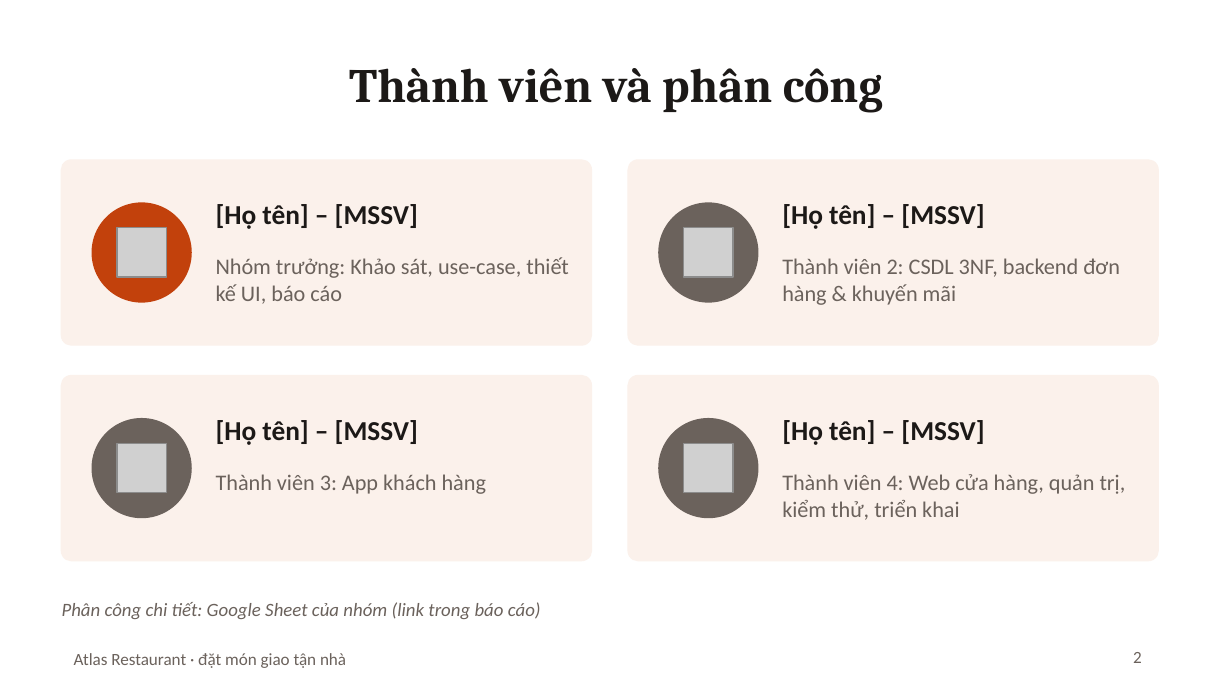
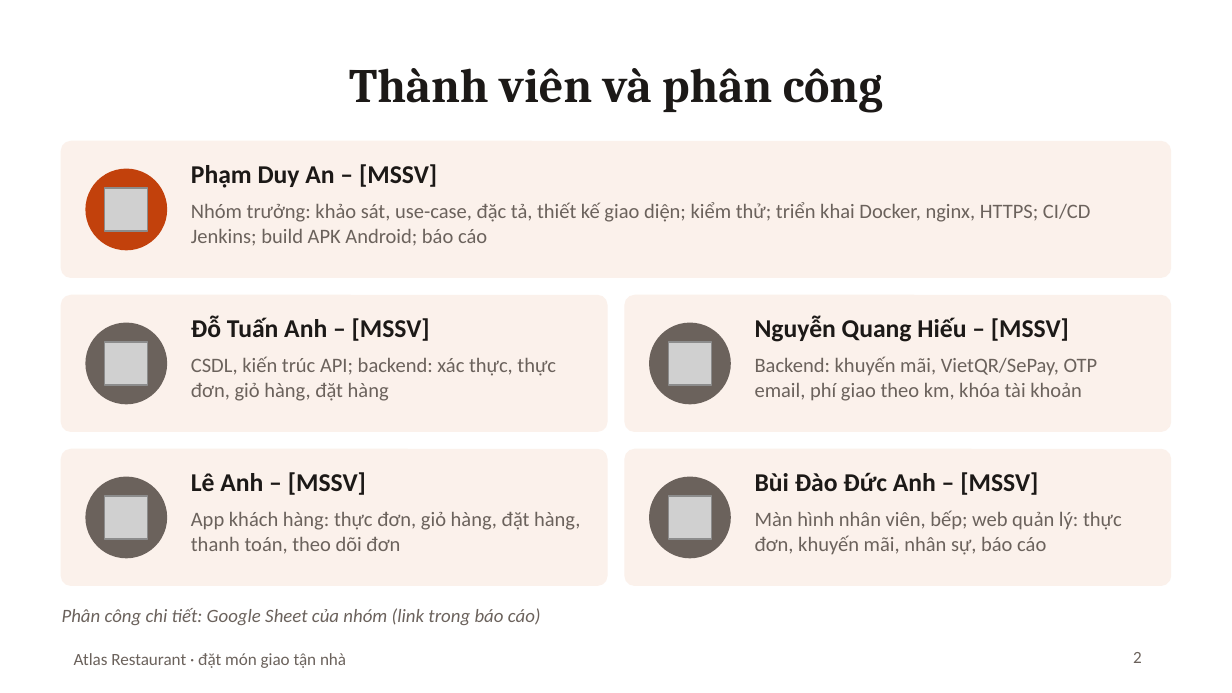
Before and after one commit to Anpham120/restaurant-ordering-mobile, a slide deck: slide 2 of docs/Slide_BTL_AtlasRestaurant.pptx. Drawn at 1232x693 pixels with LibreOffice and Linux fonts; fonts in the diff are those of the drawing; grey boxes stand for pictures. Boxes give left, top, right and bottom in pixels: in the first picture for what was removed or moved away, otherwise in the second. Text is boxed around its words. In the diff, an @@ line names an element or a change of style, - is before the commit and + after.

```diff
--- a/docs/Slide_BTL_AtlasRestaurant.pptx
+++ b/docs/Slide_BTL_AtlasRestaurant.pptx
@@ rounded rectangle added at (x1=62, y1=142, x2=1170, y2=277), fill #FBF1EB, outline #FBF1EB 1 pt @@
@@ ellipse resized from (x1=92, y1=203, x2=191, y2=302) to (x1=86, y1=170, x2=166, y2=250) @@
@@ text added at (x1=191, y1=164, x2=437, y2=188), 15 pt, text #1C1917, bold @@
+Phạm Duy An – [MSSV]
@@ picture resized from (x1=117, y1=228, x2=166, y2=277) to (x1=105, y1=187, x2=148, y2=230) @@
@@ text added at (x1=191, y1=202, x2=1091, y2=245), 12 pt, text #6B625C @@
+Nhóm trưởng: khảo sát, use-case, đặc tả, thiết kế giao diện; kiểm thử; triển khai Docker, nginx, HTTPS; CI/CD Jenkins; build APK Android; báo cáo
@@ text removed at (x1=216, y1=204, x2=418, y2=229) @@
-[Họ tên] – [MSSV]
@@ text removed at (x1=782, y1=204, x2=984, y2=229) @@
-[Họ tên] – [MSSV]
@@ text removed at (x1=216, y1=257, x2=569, y2=304) @@
-Nhóm trưởng: Khảo sát, use-case, thiết kế UI, báo cáo
@@ text removed at (x1=782, y1=258, x2=1120, y2=305) @@
-Thành viên 2: CSDL 3NF, backend đơn hàng & khuyến mãi
@@ proportions changed in 4 elements at (x1=626, y1=450, x2=1170, y2=585), (x1=62, y1=450, x2=606, y2=585), (x1=626, y1=296, x2=1170, y2=431), (x1=62, y1=296, x2=606, y2=431) @@
@@ rounded rectangle resized from (x1=62, y1=160, x2=591, y2=345) to (x1=62, y1=296, x2=606, y2=431) @@
@@ rounded rectangle resized from (x1=628, y1=160, x2=1158, y2=345) to (x1=626, y1=296, x2=1170, y2=431) @@
@@ ellipse added at (x1=86, y1=323, x2=166, y2=403), fill #6B625C, outline #6B625C 1 pt @@
@@ text added at (x1=191, y1=316, x2=430, y2=341), 15 pt, text #1C1917, bold @@
+Đỗ Tuấn Anh – [MSSV]
@@ ellipse resized from (x1=659, y1=203, x2=758, y2=302) to (x1=650, y1=323, x2=731, y2=403) @@
@@ text added at (x1=755, y1=316, x2=1069, y2=342), 15 pt, text #1C1917, bold @@
+Nguyễn Quang Hiếu – [MSSV]
@@ picture added at (x1=105, y1=341, x2=148, y2=384) @@
@@ text added at (x1=191, y1=356, x2=556, y2=401), 12 pt, text #6B625C @@
+CSDL, kiến trúc API; backend: xác thực, thực đơn, giỏ hàng, đặt hàng
@@ picture resized from (x1=684, y1=228, x2=733, y2=277) to (x1=668, y1=341, x2=711, y2=384) @@
@@ text added at (x1=755, y1=356, x2=1098, y2=401), 12 pt, text #6B625C @@
+Backend: khuyến mãi, VietQR/SePay, OTP email, phí giao theo km, khóa tài khoản
@@ text removed at (x1=782, y1=420, x2=984, y2=445) @@
-[Họ tên] – [MSSV]
@@ rounded rectangle resized from (x1=62, y1=376, x2=591, y2=561) to (x1=62, y1=450, x2=606, y2=585) @@
@@ ellipse resized from (x1=92, y1=419, x2=191, y2=517) to (x1=86, y1=478, x2=166, y2=558) @@
@@ text at (x1=191, y1=472, x2=366, y2=495): text changed; size 16 to 15 pt @@
-[Họ tên] – [MSSV]
+Lê Anh – [MSSV]
@@ rounded rectangle resized from (x1=628, y1=376, x2=1158, y2=561) to (x1=626, y1=450, x2=1170, y2=585) @@
@@ ellipse resized from (x1=659, y1=419, x2=758, y2=517) to (x1=650, y1=478, x2=731, y2=558) @@
@@ text added at (x1=755, y1=472, x2=1038, y2=495), 15 pt, text #1C1917, bold @@
+Bùi Đào Đức Anh – [MSSV]
@@ text removed at (x1=782, y1=474, x2=1126, y2=520) @@
-Thành viên 4: Web cửa hàng, quản trị, kiểm thử, triển khai
@@ picture resized from (x1=117, y1=444, x2=166, y2=493) to (x1=105, y1=496, x2=148, y2=540) @@
@@ picture resized from (x1=684, y1=444, x2=733, y2=493) to (x1=668, y1=496, x2=711, y2=540) @@
@@ text at (x1=191, y1=512, x2=580, y2=554): text changed; size 13 to 12 pt @@
-Thành viên 3: App khách hàng
+App khách hàng: thực đơn, giỏ hàng, đặt hàng, thanh toán, theo dõi đơn
@@ text added at (x1=755, y1=510, x2=1122, y2=555), 12 pt, text #6B625C @@
+Màn hình nhân viên, bếp; web quản lý: thực đơn, khuyến mãi, nhân sự, báo cáo
@@ text "Phân công chi tiết: Google ..." moved from (x1=62, y1=602, x2=541, y2=619) to (x1=62, y1=608, x2=541, y2=625) @@
```
